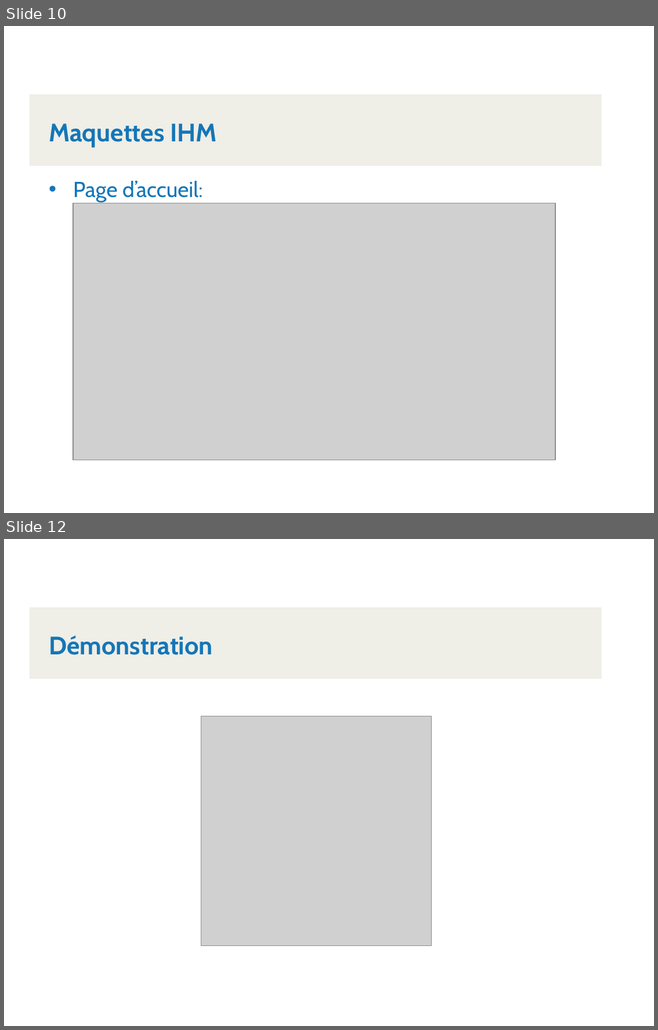
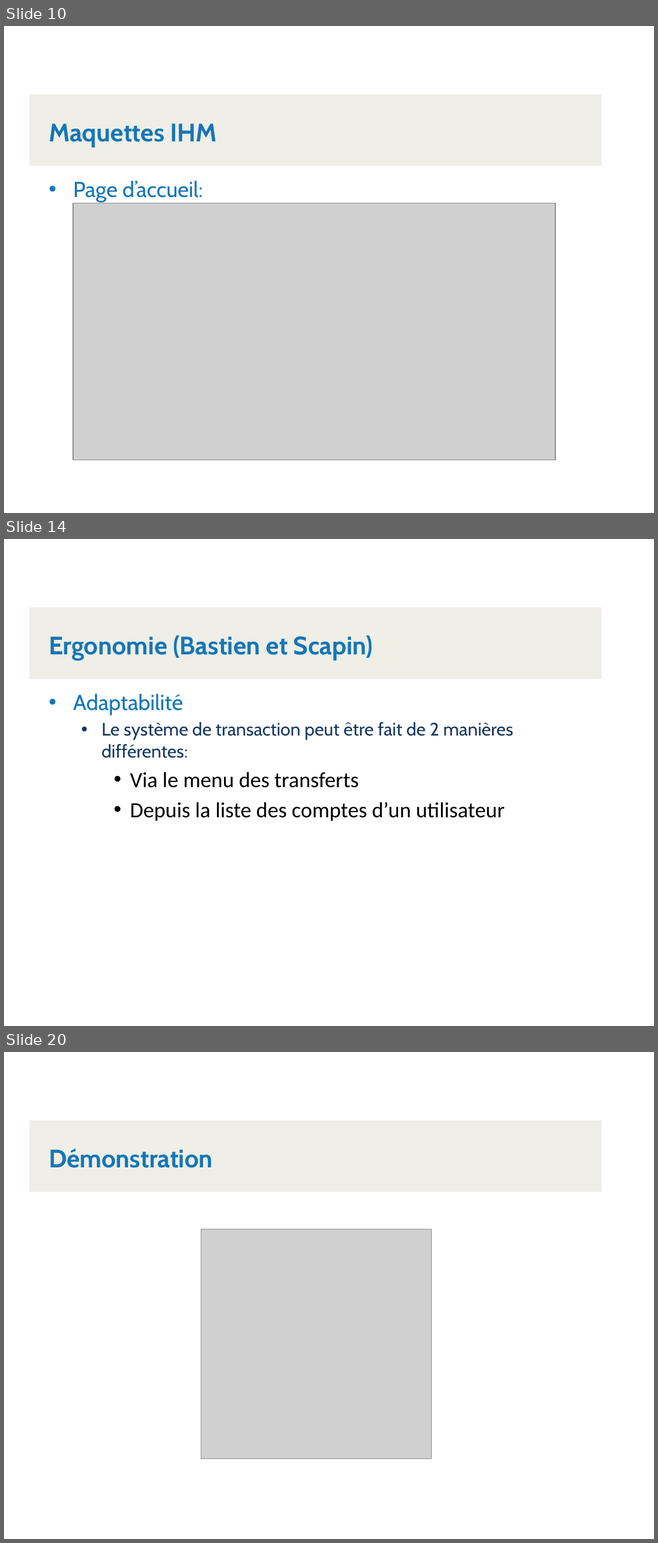
Before and after one commit to Kboris20/ProjetTechno, a slide deck: Présentation/PresentationClientsComptes-KlettGutierrezVoirolSchneider.pptx. Shown one above the other, each under a label of ours: slides 10 and 12 before the commit, slides 10, 14 and 20 after it; the slides between them are not shown. The pictures are 658x1030 and 658x1543 pixels, drawn with LibreOffice and Linux fonts; fonts in the diff are those of the drawing; grey boxes stand for pictures; background and template pictures are left out. Boxes give left, top, right and bottom in pixels: in the first picture for what was removed or moved away, otherwise in the second. Text is boxed around its words. In the diff, an @@ line names an element or a change of style, - is before the commit and + after.

Commit message:
Ergonomie powepoint

```diff
--- a/Présentation/PresentationClientsComptes-KlettGutierrezVoirolSchneider.pptx
+++ b/Présentation/PresentationClientsComptes-KlettGutierrezVoirolSchneider.pptx
@@ slide 14 added at (4, 539, 654, 1026), background picture (left out); not listed: 1 template element that a slide beside it also shows @@
@@ text added at (49, 635, 373, 660), 28 pt, text #1476B7, bold @@
+Ergonomie (Bastien et Scapin)
@@ text added at (73, 694, 513, 821), 24 pt, text #000000 @@
+• Adaptabilité
+  • Le système de transaction peut être fait de 2 manières différentes:
+    • Via le menu des transferts
+    • Depuis la liste des comptes d’un utilisateur
@@ what was slide 12 is now slide 20 @@
```
Also in this commit, not shown: 1 slide changed, 7 other slides added.
